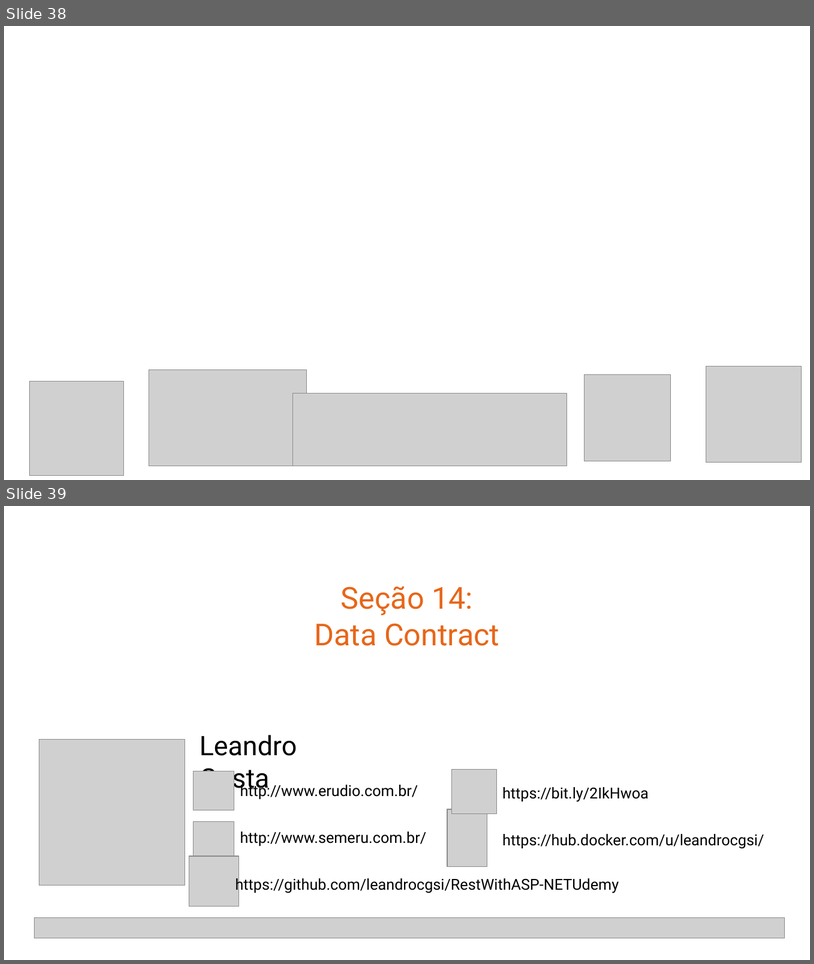
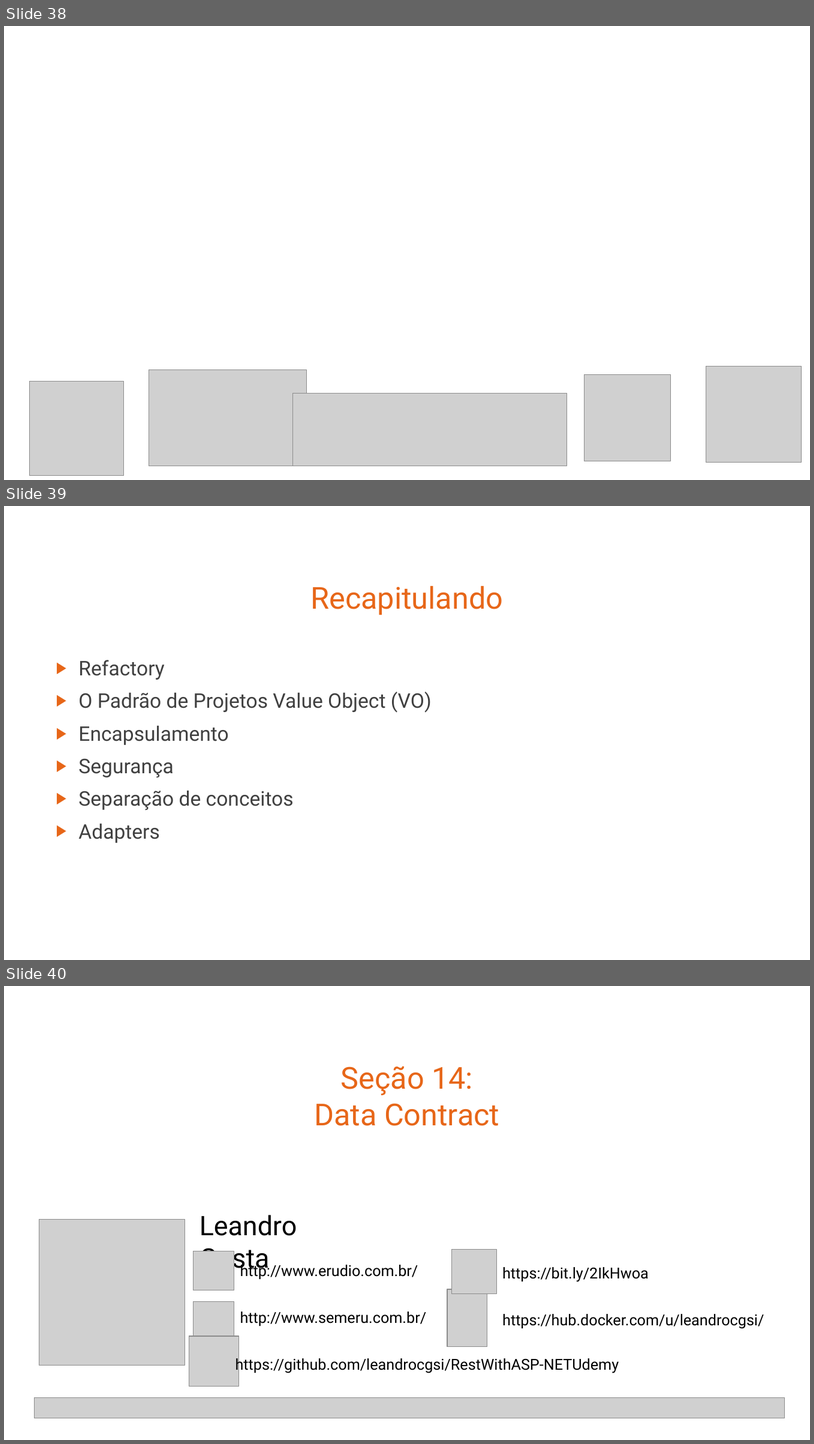
Before and after one commit to leandrocgsi/RestWithASP-NETUdemy, a slide deck: Documents/Building Modern RESTFul API's With ASP.NET Core - Architectural Overview.pptx. Shown one above the other, each under a label of ours: slides 38 and 39 before the commit, slides 38, 39 and 40 after it. The pictures are 814x964 and 814x1444 pixels, drawn with LibreOffice and Linux fonts; fonts in the diff are those of the drawing; grey boxes stand for pictures; background and template pictures are left out. Boxes give left, top, right and bottom in pixels: in the first picture for what was removed or moved away, otherwise in the second. Text is boxed around its words. In the diff, an @@ line names an element or a change of style, - is before the commit and + after.

```diff
--- a/Documents/Building Modern RESTFul API's With ASP.NET Core - Architectural Overview.pptx
+++ b/Documents/Building Modern RESTFul API's With ASP.NET Core - Architectural Overview.pptx
@@ slide 39 added at box(4, 506, 810, 960), background #FFFFFF @@
@@ title added at box(311, 586, 503, 615), 36 pt, text #E76618 @@
+Recapitulando
@@ text added at box(78, 660, 432, 843), 24 pt, text #404040 @@
+▶ Refactory
+▶ O Padrão de Projetos Value Object (VO)
+▶ Encapsulamento
+▶ Segurança
+▶ Separação de conceitos
+▶ Adapters
@@ what was slide 39 is now slide 40 @@
```
Also in this commit, not shown: 3 slides changed, 11 other slides added, 3 slides removed.
